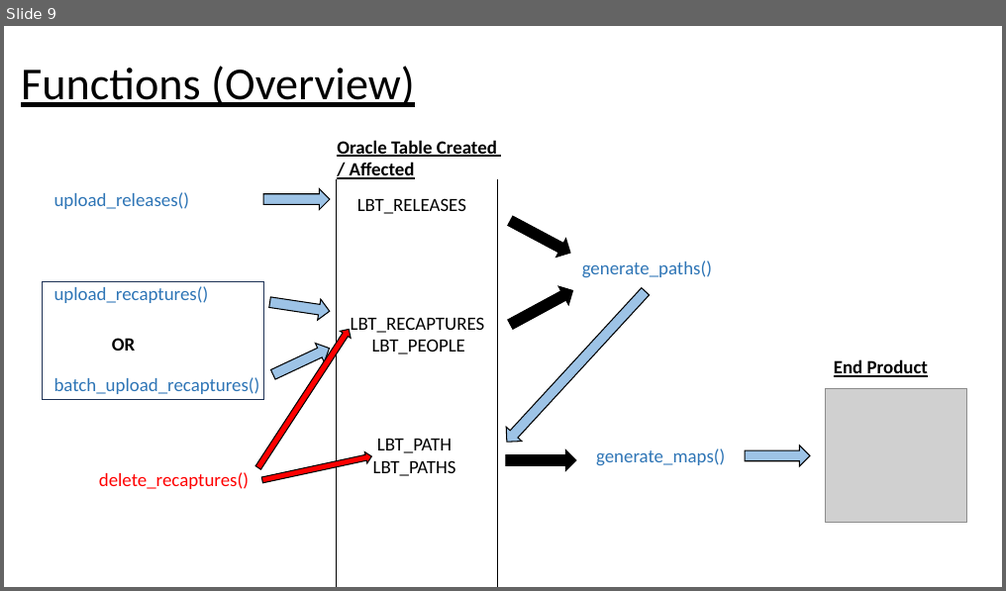
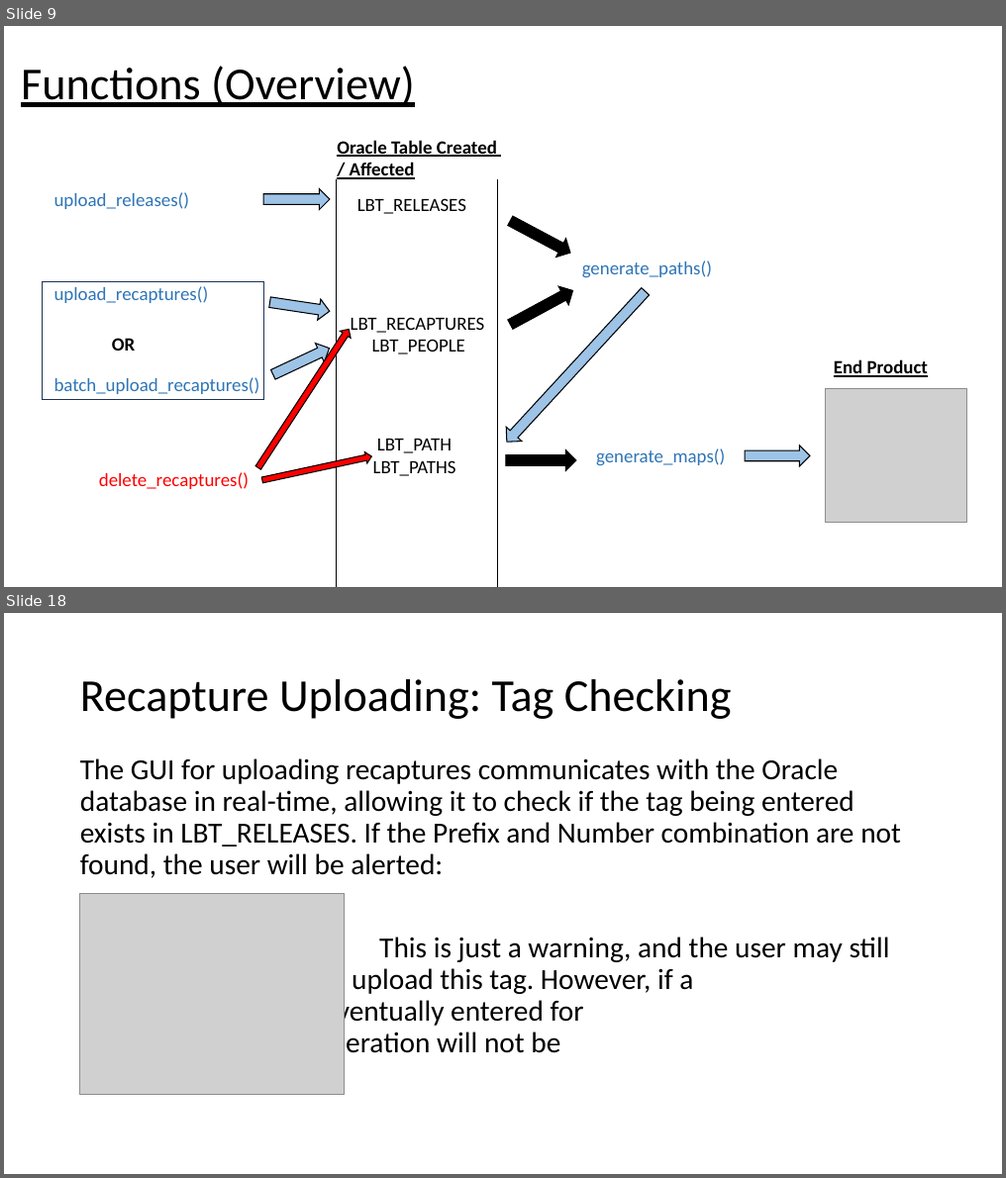
Before and after one commit to LobsterScience/LobTag2, a slide deck: app.files/user_guide.pptx. Shown one above the other, each under a label of ours: slide 9 before the commit, slides 9 and 18 after it; the slides between them are not shown. The pictures are 1006x591 and 1006x1178 pixels, drawn with LibreOffice and Linux fonts; fonts in the diff are those of the drawing; grey boxes stand for pictures. Boxes give left, top, right and bottom in pixels: in the first picture for what was removed or moved away, otherwise in the second. Text is boxed around its words. In the diff, an @@ line names an element or a change of style, - is before the commit and + after.

Commit message:
more slides added to user guide. Minor edits to generate_maps

```diff
--- a/app.files/user_guide.pptx
+++ b/app.files/user_guide.pptx
@@ slide 18 added at [4, 613, 1002, 1174], background #FFFFFF @@
@@ title added at [80, 679, 732, 719], 44 pt, text #000000 @@
+Recapture Uploading: Tag Checking
@@ text added at [80, 759, 901, 1059], 28 pt, text #000000 @@
+The GUI for uploading recaptures communicates with the Oracle database in real-time, allowing it to check if the tag being entered exists in LBT_RELEASES. If the Prefix and Number combination are not found, the user will be alerted:
+This is just a warning, and the user may still choose to upload this tag. However, if a release data are not eventually entered for this tag, then path generation will not be possible.
@@ picture added at [79, 894, 345, 1094] @@
```
Also in this commit, not shown: 3 slides changed, 13 other slides added, 1 other file.
